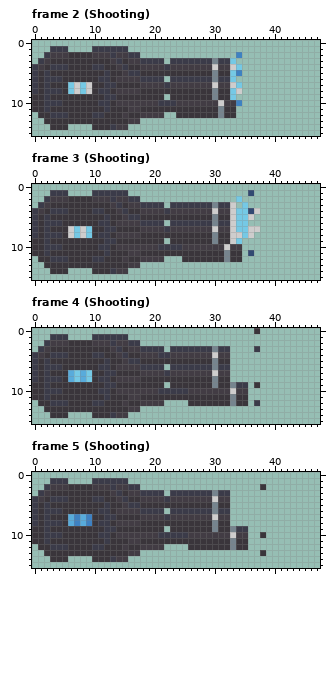
Two states of a pixel-art file, ProjectFiles/Art/TurretSprites.aseprite. Above: the version before the commit.
48x16 pixels, 9 frames. Shown: frame 2 (Shooting), frame 3 (Shooting), frame 4 (Shooting), frame 5 (Shooting). The commit also changed other frames, which this record leaves out.
The same view after the edit:
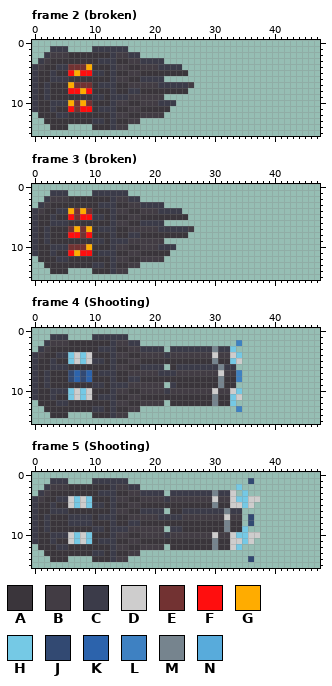
Palette (. is transparent): A #3a353b  B #423c44  C #3b3b49  D #cecdcd  E #723232  F #ff0e0e  G #ffac00  H #75c9e5  J #324972  K #2c63ac  L #3e81c2  M #76848e  N #58abdb
The exact change:
layer "triple cannon" added
layer "double cannon" now hidden
layer "single cannon" now hidden
Frame 2 (broken):
y 2: x 10..12 BBB -> AAA; x 34 L -> .
y 3: x 11..14 AABC -> CCCA; x 23..33 CCCCCCCMCCH -> ...........
y 4: x 3 C -> A; x 6..11 AAAACC -> EEEGAA; x 13 A -> C; x 15 C -> B; x 21 B -> C; x 23..34 BBBBBBBDBBDH -> CC..........
y 5: x 2..3 CA -> AC; x 6..13 AAAAAACA -> FGFFCCAC; x 15..17 BCC -> ABB; x 26..34 AAAAMAAHL -> .........
y 6: x 2 C -> A; x 5 A -> C; x 11..13 CCA -> AAC; x 16..17 BB -> AA; x 23..33 CCCCCCCMCCH -> ...........
y 7: x 6..9 HDHD -> GEEE; x 11 A -> C; x 16..17 AA -> BB; x 21 B -> C; x 23..25 BBB -> CCC; x 27..34 BBBDBBDH -> ........
y 8: x 3..4 CC -> AA; x 6..9 HDHD -> FFGF; x 11..17 CCABBBB -> AACAACC; x 26..34 AAAAMAAHD -> .........
y 9: x 0 A -> C; x 10..12 AAC -> CCA; x 14..21 AAAAAAAA -> CCBBBBBB; x 23..33 AAAAAAAMAAH -> ...........
y 10: x 0 A -> C; x 2 C -> A; x 5..9 AAAAA -> CGEGE; x 11..13 CCA -> AAC; x 16..17 BB -> AA; x 24..34 BBBBBBBDBBL -> ...........
y 11: x 0 A -> C; x 2..3 CA -> AC; x 6..9 AAAA -> FEFF; x 11 A -> C; x 13 A -> C; x 23..33 AAAAAAAAMAA -> ...........
y 12: x 3 C -> A; x 10..11 CC -> AA; x 13..14 AA -> CB; x 24..33 AAAAAAAMAA -> ..........
y 13: x 10..11 AA -> CC; x 13 A -> C
Frame 3 (broken):
y 1: x 36 J -> .
y 2: x 10..12 BBB -> AAA; x 34 H -> .
y 3: x 11..14 AABC -> CCCA; x 23..33 CCCCCCCMCCD -> ...........; x 35 H -> .
y 4: x 3 C -> A; x 6..11 AAAACC -> GEGEAA; x 13 A -> C; x 15 C -> B; x 21 B -> C; x 23..37 BBBBBBBDBBDHHJD -> CC.............
y 5: x 2..3 CA -> AC; x 6..13 AAAAAACA -> FEFFCCAC; x 15..17 BCC -> ABB; x 26..36 AAAAMAADHHD -> ...........
y 6: x 2 C -> A; x 5 A -> C; x 11..13 CCA -> AAC; x 16..17 BB -> AA; x 23..35 CCCCCCCMCCDHH -> .............
y 7: x 6..9 DHDH -> EGEG; x 11 A -> C; x 16..17 AA -> BB; x 21 B -> C; x 23..25 BBB -> CCC; x 27..37 BBBDBBDHHDD -> ...........
y 8: x 3..4 CC -> AA; x 6..9 DHDH -> FFEF; x 11..17 CCABBBB -> AACAACC; x 26..36 AAAAMAADDHD -> ...........
y 9: x 0 A -> C; x 10..12 AAC -> CCA; x 14..21 AAAAAAAA -> CCBBBBBB; x 23..34 AAAAAAAMAADH -> ............
y 10: x 0 A -> C; x 2 C -> A; x 5..9 AAAAA -> CEEEG; x 11..13 CCA -> AAC; x 16..17 BB -> AA; x 24..34 CBBBBBBBDBB -> ...........
y 11: x 0 A -> C; x 2..3 CA -> AC; x 6..9 AAAA -> FGFF; x 11 A -> C; x 13 A -> C; x 23..34 AAAAAAAAAMAA -> ............; x 36 J -> .
y 12: x 3 C -> A; x 10..11 CC -> AA; x 13..14 AA -> CB; x 25..34 AAAAAAAMAA -> ..........
y 13: x 10..11 AA -> CC; x 13 A -> C
Frame 4 (Shooting):
y 0: x 37 A -> .
y 2: x 10..12 BBB -> AAA; x 34 . -> L
y 3: x 11..14 AABC -> CCCA; x 33 . -> H; x 37 C -> .
y 4: x 3 C -> A; x 6..11 AAAACC -> HDHDAA; x 13 A -> C; x 15 C -> B; x 21 C -> B; x 33..34 .. -> DH
y 5: x 2..3 CA -> AC; x 6..13 AAAAAACA -> HDHDCCAC; x 15..17 BCC -> ABB; x 33..34 .. -> HD
y 6: x 2 C -> A; x 5 A -> C; x 11..13 CCA -> AAC; x 16..17 BB -> AA; x 23 C -> A; x 30..31 MC -> CM; x 33 . -> C
y 7: x 6..9 NHNH -> JKJK; x 11 A -> C; x 16..17 AA -> BB; x 21 B -> C; x 23 B -> C; x 30..31 DB -> BD; x 33..34 .. -> BL
y 8: x 3..4 CC -> AA; x 6..9 NHNH -> JKJK; x 11..17 CCABBBB -> AACAACC; x 30..31 MA -> AM; x 33..34 .. -> AL
y 9: x 0 A -> C; x 10..12 AAC -> CCA; x 14..21 AAAAAAAA -> CCBBBBBB; x 23 A -> C; x 30..31 MA -> AM; x 33..35 MCC -> A..; x 37 A -> .
y 10: x 0 A -> C; x 2 C -> A; x 5..9 AAAAA -> CHDHD; x 11..13 CCA -> AAC; x 16..17 BB -> AA; x 21 C -> B; x 23..25 CCC -> BBB; x 30 B -> D; x 34..35 BB -> H.
y 11: x 0 A -> C; x 2..3 CA -> AC; x 6..9 AAAA -> HDHD; x 11 A -> C; x 13 A -> C; x 30 A -> M; x 33..35 MAA -> HD.
y 12: x 3 C -> A; x 10..11 CC -> AA; x 13..14 AA -> CB; x 23..25 ... -> AAA; x 30 A -> M; x 33..35 MAA -> H..; x 37 C -> .
y 13: x 10..11 AA -> CC; x 13 A -> C; x 34 . -> L
Frame 5 (Shooting):
y 1: x 36 . -> J
y 2: x 10..12 BBB -> AAA; x 34 . -> H; x 38 A -> .
y 3: x 11..14 AABC -> CCCA; x 33 . -> D; x 35 . -> H
y 4: x 3 C -> A; x 6..11 AAAACC -> DHDHAA; x 13 A -> C; x 15 C -> B; x 33..37 ..... -> DHHDD
y 5: x 2..3 CA -> AC; x 6..13 AAAAAACA -> DHDHCCAC; x 15..17 BCC -> ABB; x 33..36 .... -> DDHD
y 6: x 2 C -> A; x 5 A -> C; x 11..13 CCA -> AAC; x 16..17 BB -> AA; x 23..24 CC -> AA; x 30 M -> C; x 32..34 C.. -> MCC
y 7: x 6..9 NLNL -> CCCC; x 11 A -> C; x 16..17 AA -> BB; x 21 B -> C; x 23..24 BB -> CC; x 30 D -> B; x 32..34 B.. -> DBB; x 36 . -> J
y 8: x 3..4 CC -> AA; x 6..9 NLNL -> CCCC; x 11..17 CCABBBB -> AACAACC; x 30 M -> A; x 32..34 A.. -> MAA; x 36 . -> J
y 9: x 0 A -> C; x 10..12 AAC -> CCA; x 14..21 AAAAAAAA -> CCBBBBBB; x 23..24 AA -> CC; x 30 M -> A; x 32..35 AMCC -> MAAH
y 10: x 0 A -> C; x 2 C -> A; x 5..9 AAAAA -> CDHDH; x 11..13 CCA -> AAC; x 16..17 BB -> AA; x 21 C -> B; x 23..25 CCC -> BBB; x 30 B -> D; x 34..38 BB..A -> HHDD.
y 11: x 0 A -> C; x 2..3 CA -> AC; x 6..9 AAAA -> DHDH; x 11 A -> C; x 13 A -> C; x 30 A -> M; x 33..36 MAA. -> DDHD
y 12: x 3 C -> A; x 10..11 CC -> AA; x 13..14 AA -> CB; x 23..25 ... -> AAA; x 30 A -> M; x 33..35 MAA -> DH.
y 13: x 10..11 AA -> CC; x 13 A -> C; x 38 A -> .
y 14: x 36 . -> J
Pixel boxes of the changes (left, top, right, bottom) in both pictures:
changed: (32, 52, 242, 124)
changed: (32, 190, 260, 268)
changed: (212, 328, 260, 412)
changed: (32, 340, 188, 412)
changed: (212, 478, 266, 562)
changed: (32, 484, 188, 556)
